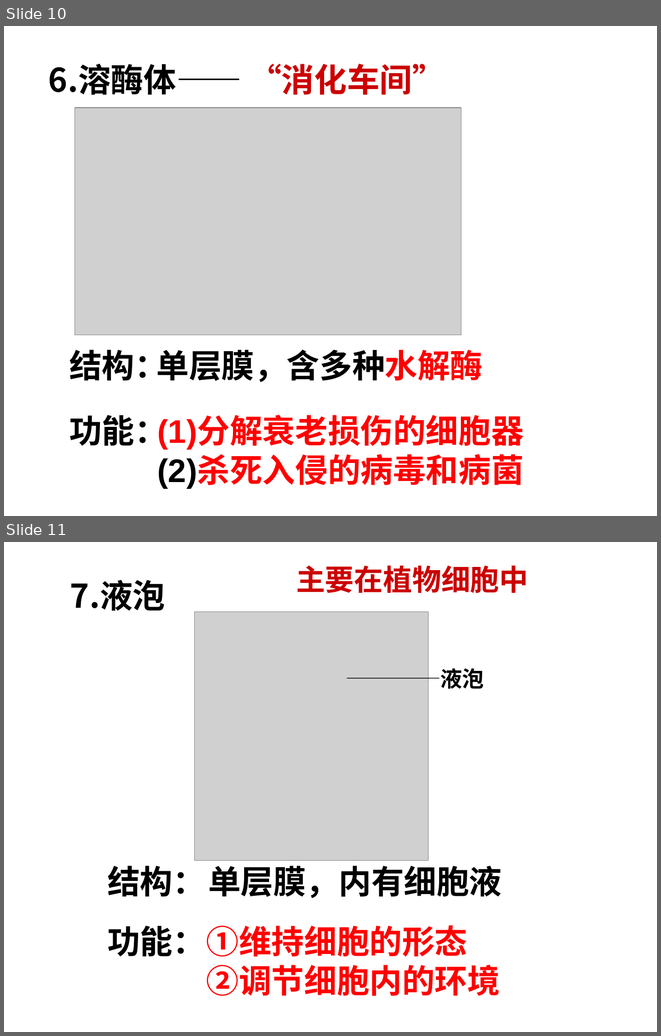
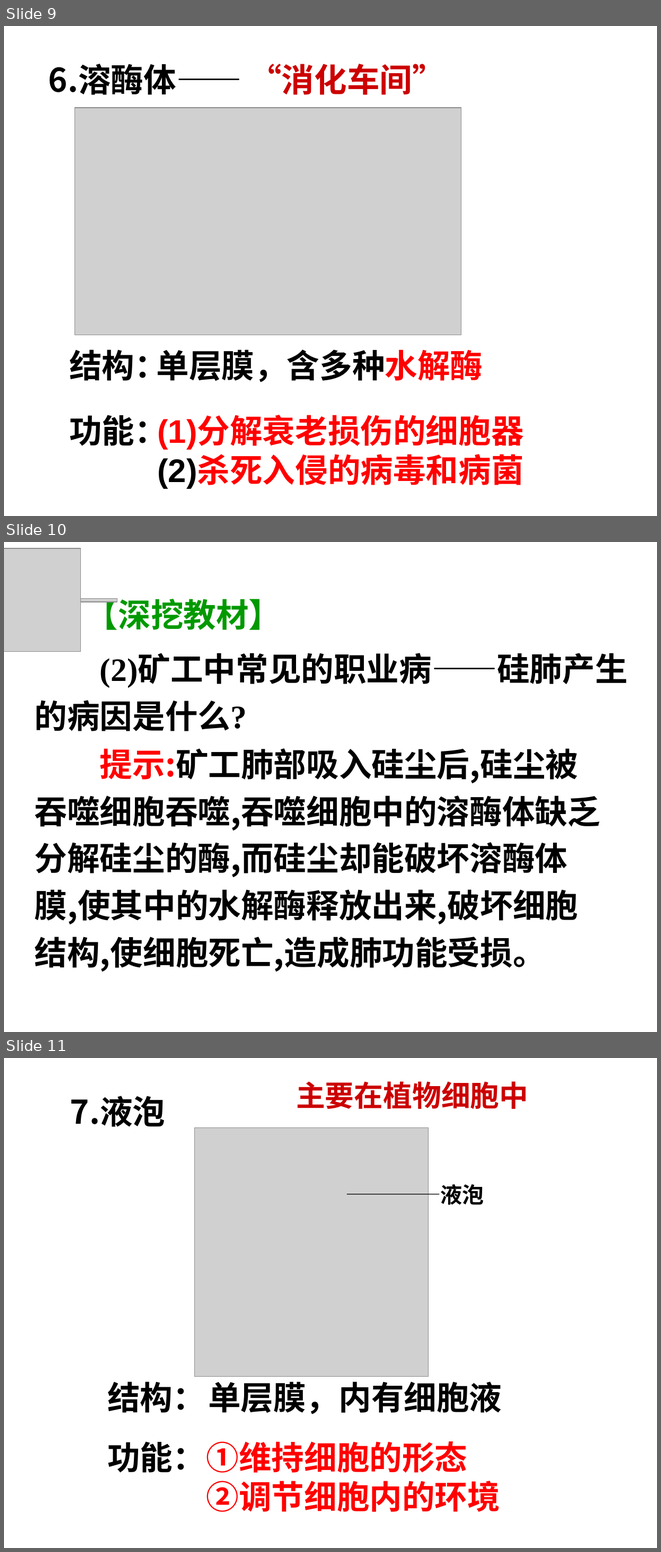
Before and after one commit to ZogeMung/class10, a slide deck: shengwu/rao3.2细胞器系统内的分工合作.ppt. Shown one above the other, each under a label of ours: slides 10 and 11 before the commit, slides 9, 10 and 11 after it. The pictures are 661x1036 and 661x1552 pixels, drawn with LibreOffice and Linux fonts; fonts in the diff are those of the drawing; grey boxes stand for pictures. Boxes give left, top, right and bottom in pixels: in the first picture for what was removed or moved away, otherwise in the second. Text is boxed around its words. In the diff, an @@ line names an element or a change of style, - is before the commit and + after.

```diff
--- a/shengwu/rao3.2细胞器系统内的分工合作.ppt
+++ b/shengwu/rao3.2细胞器系统内的分工合作.ppt
@@ slide 10 added at (4, 542, 657, 1032), background #FFFFFF @@
@@ picture added at (4, 548, 81, 652) @@
@@ picture added at (7, 599, 117, 602) @@
@@ text added at (86, 598, 282, 630), 36 pt, text #009900, bold @@
+【深挖教材】
@@ text added at (35, 655, 628, 731), 36 pt, text #000000, bold @@
+(2)矿工中常见的职业病——硅肺产生的病因是什么?
@@ text added at (35, 748, 600, 971), 36 pt, text #000000, bold @@
+提示:矿工肺部吸入硅尘后,硅尘被吞噬细胞吞噬,吞噬细胞中的溶酶体缺乏分解硅尘的酶,而硅尘却能破坏溶酶体膜,使其中的水解酶释放出来,破坏细胞结构,使细胞死亡,造成肺功能受损。
@@ what was slide 10 is now slide 9 @@
```
Also in this commit, not shown: 2 slides changed, 12 other slides added, 7 slides removed, 4 other files.
